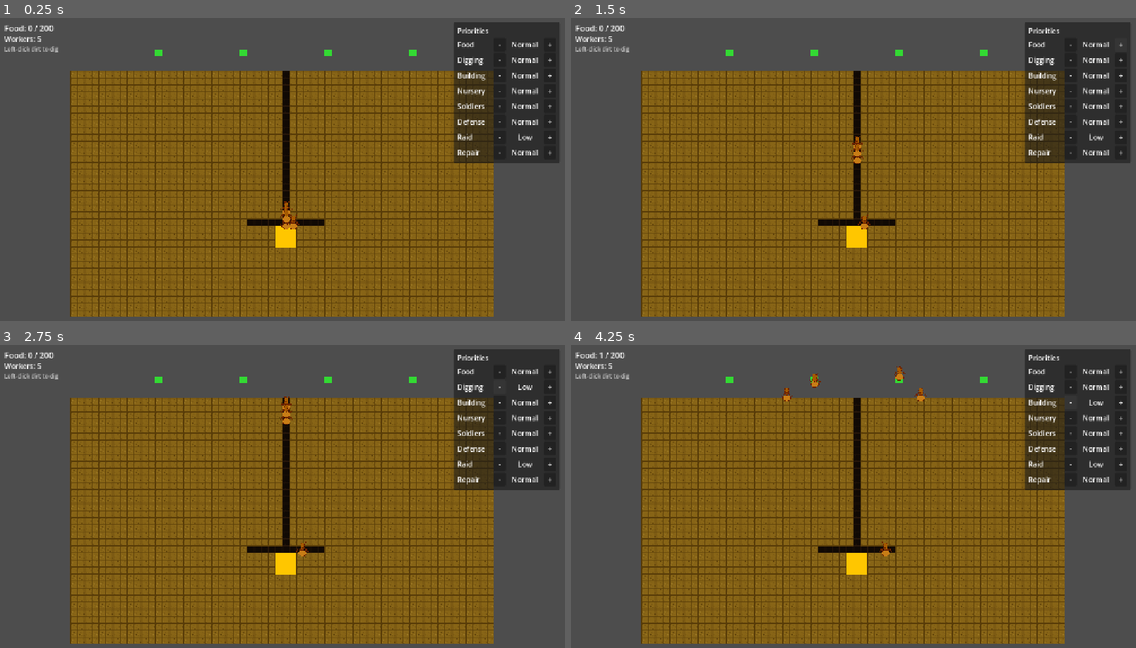
Above: before the commit, frames 1-4 (two rows, left to right).
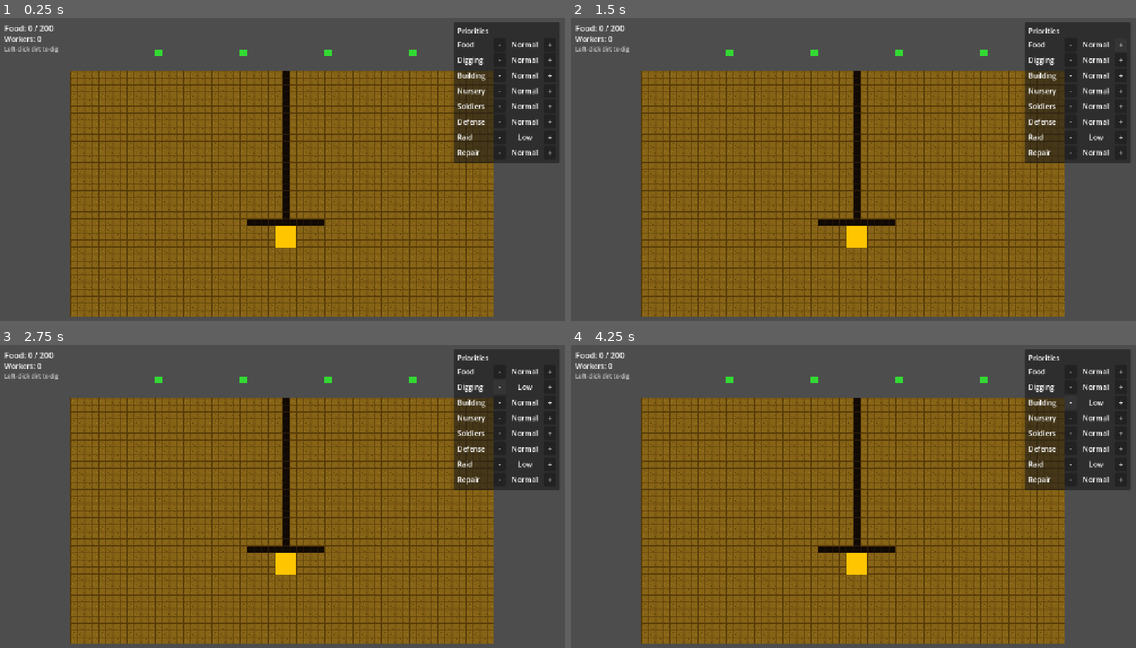
Above: after the commit, the same moments.

Repository: SnazzyTrack9218/ant-colony-wars
Game: Godot game, scene res://scenes/main/main.tscn
Two runs of this game, one before a commit and one after it. Both use one fixed random seed, a clock stepped at 60 frames per second and the inputs below.
Inputs:
- Up to frame 1 (0.25 s): no input
- Up to frame 2 (1.5 s): click "-" at 0.5 s; click "+" at 1.25 s
- Up to frame 3 (2.75 s): click "-" at 2 s
- Up to frame 4 (4.25 s): click "+" at 2.75 s; click "-" at 3.5 s

The runs differ from the first frame. In frame 1, 0.2% of the frame differs, in the area x 6-53%, y 6-70%; in frame 2, 0.2%; in frame 3, 0.2%; in frame 4, 0.3%, in the area x 5-63%, y 2-70%.
Error after the commit: Parse Error: Cannot infer the type of "dest" variable because the value doesn't have a set type. (res://scripts/ants/worker_ant.gd:143)

Commit message:
Redesign dig: single destination marker, ant self-navigates
Previously main.gd pre-computed the full path and queued a separate DIG
job for every intermediate tile. This caused ants to mine from far away
and prevented the ant from autonomously handling path changes.

New behavior:
- Player clicks a dirt tile -> ONE DIG job placed (the destination).
- The claiming ant owns that excavation until completion.
- _find_next_dig_tile BFS outward from dest through dirt, finding the
  frontier tile closest to dest that borders existing tunnel.
- _move_toward_dig_dest moves the ant to a traversable neighbor of that
  frontier tile, then _do_dig digs it and loops until dest is reached.
- Ants strictly verify adjacency before digging (no remote mining).
- Multiple ants work separate destinations simultaneously.

Co-Authored-By: Claude Sonnet 4.6 <noreply@anthropic.com>

Diff:
--- a/scripts/ants/worker_ant.gd
+++ b/scripts/ants/worker_ant.gd
@@ -119,6 +119,10 @@
 	if _current_job == null:
 		_enter_idle()
 		return
+	if _current_job.type == JobQueue.TYPE_DIG:
+		_move_toward_dig_dest()
+		return
+	# GATHER — path directly to tile.
 	_path = _find_path(_tile_pos, _current_job.tile_pos)
 	if _path.is_empty():
 		if _can_work_current_job_from_here():
@@ -127,6 +131,45 @@
 			GameManager.job_queue.release_job(_current_job.id)
 			_current_job = null
 			_start_wander()
+		return
+	_state = State.MOVING
+	_move_step()
+
+
+func _move_toward_dig_dest() -> void:
+	if _current_job == null:
+		_enter_idle()
+		return
+	var dest := _current_job.tile_pos
+	if _is_traversable(dest):
+		GameManager.job_queue.complete_job(_current_job.id)
+		_current_job = null
+		_enter_idle()
+		return
+	var next_tile := _find_next_dig_tile(dest)
+	if next_tile == Vector2i(-1, -1):
+		GameManager.job_queue.release_job(_current_job.id)
+		_current_job = null
+		_start_wander()
+		return
+	var dig_from: Array = []
+	for dir in DIRS:
+		var n: Vector2i = next_tile + dir
+		if _is_traversable(n):
+			dig_from.append(n)
+	if dig_from.is_empty():
+		GameManager.job_queue.release_job(_current_job.id)
+		_current_job = null
+		_start_wander()
+		return
+	if _tile_pos in dig_from:
+		_start_working()
+		return
+	_path = _bfs(_tile_pos, dig_from)
+	if _path.is_empty():
+		GameManager.job_queue.release_job(_current_job.id)
+		_current_job = null
+		_start_wander()
 		return
 	_state = State.MOVING
 	_move_step()
@@ -196,13 +239,31 @@
 
 
 func _do_dig() -> void:
+	if _current_job == null:
+		_enter_idle()
+		return
+	var dest := _current_job.tile_pos
+	if _is_traversable(dest):
+		GameManager.job_queue.complete_job(_current_job.id)
+		_current_job = null
+		_enter_idle()
+		return
+	var next_tile := _find_next_dig_tile(dest)
+	if next_tile == Vector2i(-1, -1):
+		GameManager.job_queue.release_job(_current_job.id)
+		_current_job = null
+		_enter_idle()
+		return
+	# Verify adjacency — if not adjacent, re-position.
+	if abs(_tile_pos.x - next_tile.x) + abs(_tile_pos.y - next_tile.y) != 1:
+		_move_toward_dig_dest()
+		return
 	await get_tree().create_timer(_dig_duration).timeout
 	if not is_instance_valid(self) or _current_job == null or not is_instance_valid(_tile_map):
 		return
-	_tile_map.set_cell(_current_job.tile_pos, _sid_tunnel, Vector2i(0, 0))
-	GameManager.job_queue.complete_job(_current_job.id)
-	_current_job = null
-	_enter_idle()
+	_tile_map.set_cell(next_tile, _sid_tunnel, Vector2i(0, 0))
+	# Continue toward destination (loops until dest is reached or unreachable).
+	_move_toward_dig_dest()
 
 
 func _do_gather() -> void:
@@ -260,6 +321,21 @@
 
 
 func _get_job_distance(job) -> int:
+	if job.type == JobQueue.TYPE_DIG:
+		var next_tile := _find_next_dig_tile(job.tile_pos)
+		if next_tile == Vector2i(-1, -1):
+			return -1
+		var dig_from: Array = []
+		for dir in DIRS:
+			var n: Vector2i = next_tile + dir
+			if _is_traversable(n):
+				dig_from.append(n)
+		if dig_from.is_empty():
+			return -1
+		if _tile_pos in dig_from:
+			return 0
+		var path := _bfs(_tile_pos, dig_from)
+		return path.size() if not path.is_empty() else -1
 	if _can_work_job_from_tile(job, _tile_pos):
 		return 0
 	var path := _find_path(_tile_pos, job.tile_pos)
@@ -279,6 +355,30 @@
 		JobQueue.TYPE_GATHER:
 			return job.tile_pos == tile
 	return false
+
+
+func _find_next_dig_tile(dest: Vector2i) -> Vector2i:
+	# BFS outward from dest through non-traversable tiles.
+	# Returns the non-traversable tile closest to dest that borders existing tunnel.
+	var queue: Array = [dest]
+	var visited: Dictionary = {dest: true}
+	while not queue.is_empty():
+		var current: Vector2i = queue.pop_front()
+		if not _is_traversable(current):
+			for dir in DIRS:
+				var n: Vector2i = current + dir
+				if _is_traversable(n):
+					return current
+		for dir in DIRS:
+			var n: Vector2i = current + dir
+			if n in visited:
+				continue
+			if n.x < 0 or n.x >= _world_w or n.y < 0 or n.y >= _world_h:
+				continue
+			if not _is_traversable(n):
+				visited[n] = true
+				queue.append(n)
+	return Vector2i(-1, -1)
 
 
 func _bfs(from: Vector2i, goal_tiles: Array) -> Array:
--- a/scripts/main.gd
+++ b/scripts/main.gd
@@ -175,57 +175,8 @@
 		return
 	if target in _dig_marker_nodes:
 		return
-	var path := _find_dig_path(target)
-	for p in path:
-		if p in _dig_marker_nodes:
-			continue
-		_add_dig_marker(p)
-		GameManager.job_queue.add_job(JobQueue.TYPE_DIG, p)
-
-
-func _find_dig_path(target: Vector2i) -> Array:
-	# Multi-source BFS starting from all existing tunnel tiles, expanding only
-	# through dirt, until the target is reached. Returns the dirt tiles in
-	# dig order (nearest to tunnel first).
-	var queue: Array = []
-	var came_from: Dictionary = {}
-
-	for y in range(_surface_row, _world_h):
-		for x in range(_world_w):
-			var pos := Vector2i(x, y)
-			var src := _tile_map.get_cell_source_id(pos)
-			if src == _sid["tunnel"] or src == _sid["queen"]:
-				came_from[pos] = null
-				queue.append(pos)
-
-	var found := false
-	var dirs := [Vector2i(1, 0), Vector2i(-1, 0), Vector2i(0, 1), Vector2i(0, -1)]
-	while not queue.is_empty():
-		var current: Vector2i = queue.pop_front()
-		if current == target:
-			found = true
-			break
-		for dir in dirs:
-			var nb: Vector2i = current + dir
-			if nb in came_from:
-				continue
-			if nb.x < 0 or nb.x >= _world_w or nb.y < 0 or nb.y >= _world_h:
-				continue
-			if nb in _protected:
-				continue
-			if _tile_map.get_cell_source_id(nb) == _sid["dirt"]:
-				came_from[nb] = current
-				queue.append(nb)
-
-	if not found:
-		return []
-
-	var path: Array = []
-	var node: Vector2i = target
-	while came_from[node] != null:
-		path.push_front(node)
-		node = came_from[node]
-	return path
+	_add_dig_marker(target)
+	GameManager.job_queue.add_job(JobQueue.TYPE_DIG, target)
 
 
 func _add_dig_marker(tile_pos: Vector2i) -> void:
